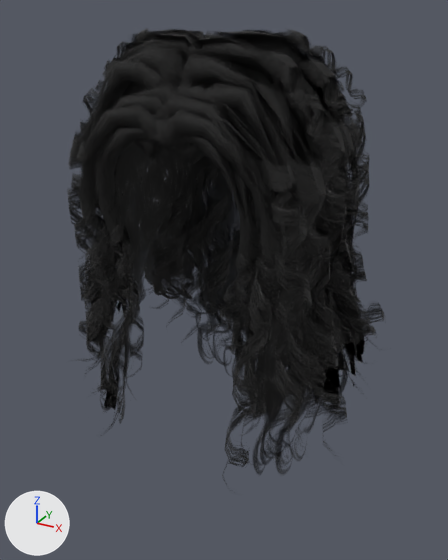
The glTF model app/assets/humans/female/punkduck_alpha7_curly.glb, before and after one commit.
The view is the same before and after, from a 50 mm camera at (0.272, -0.524, 1.637) aimed at (-0.006, -0.019, 1.384). The axes (+X, +Y, +Z) are drawn at lower left. The lights are the same throughout. The picture after the commit comes second. Vertices at exactly the same position are counted once.

Names of what the first picture shows: 'part_punkduck_alpha7_curly'.
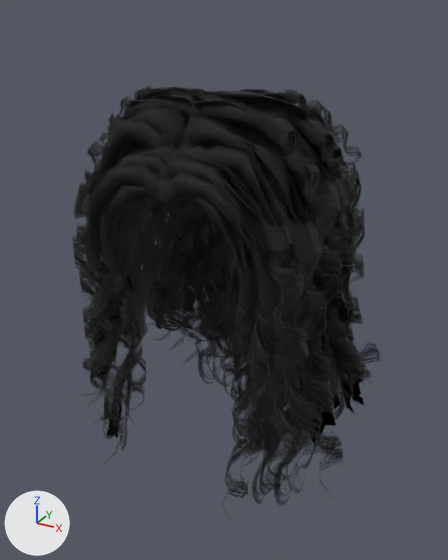
The newer file adds a shape key; the second version is drawn at full value of the shape key 'torso_short' of 'part_punkduck_alpha7_curly', and the change is written as the vertex moves it makes.

Changed parts and their boxes [x1, y1, x2, y2] in the pictures (448 x 560 px; the box of a moved part takes in the faces that stretch with it):
'part_punkduck_alpha7_curly', reshaped
    before: [67, 29, 384, 483]
    after: [72, 86, 380, 513]
part 1 of me_curly, moved or reshaped
    before: [337, 91, 370, 246]
    after: [333, 142, 365, 287]
part 2 of me_curly, moved or reshaped
    before: [297, 59, 369, 231]
    after: [294, 118, 364, 291]
part 3 of me_curly, moved or reshaped
    before: [184, 37, 346, 194]
    after: [186, 100, 341, 252]
part 4 of me_curly, moved or reshaped
    before: [229, 37, 370, 356]
    after: [227, 95, 365, 407]
part 5 of me_curly, moved or reshaped
    before: [299, 48, 376, 360]
    after: [293, 105, 371, 402]
part 6 of me_curly, moved or reshaped
    before: [152, 134, 261, 339]
    after: [157, 195, 259, 381]
part 7 of me_curly, moved or reshaped (mostly hidden)
    before: [317, 74, 363, 343]
    after: [302, 121, 361, 380]
part 8 of me_curly, moved or reshaped (mostly hidden)
    before: [313, 88, 359, 335]
    after: [310, 146, 355, 372]
part 9 of me_curly, moved or reshaped (mostly hidden)
    before: [299, 87, 352, 367]
    after: [296, 145, 348, 387]
part 10 of me_curly, moved or reshaped
    before: [230, 65, 343, 376]
    after: [229, 124, 340, 424]
part 11 of me_curly, moved or reshaped (mostly hidden)
    before: [108, 182, 127, 310]
    after: [112, 229, 130, 346]
part 12 of me_curly, moved or reshaped
    before: [145, 170, 172, 291]
    after: [145, 222, 170, 325]
part 13 of me_curly, moved or reshaped
    before: [101, 127, 184, 312]
    after: [105, 185, 150, 355]
part 14 of me_curly, moved or reshaped
    before: [80, 34, 194, 129]
    after: [84, 94, 198, 181]
part 15 of me_curly, moved or reshaped
    before: [96, 29, 202, 93]
    after: [100, 86, 205, 153]
part 16 of me_curly, moved or reshaped
    before: [228, 30, 366, 113]
    after: [223, 89, 361, 170]
part 17 of me_curly, moved or reshaped
    before: [67, 29, 384, 483]
    after: [72, 87, 380, 505]

The change, as a list of edits to the scene's bpy script:
```text
Change me_curly:
    used by ob_part_punkduck_alpha7_curly; location = (0.0, 0.0, 0.0)
    remove me_curly.from_pydata(...)  # 6068 vertices, 11304 faces; spans x -0.162..0.161, y -0.152..0.126, z 1.186..1.624
    add me_curly.from_pydata(...)  # 6068 vertices, 11304 faces; spans x -0.162..0.161, y -0.152..0.126, z 1.157..1.577
    me_curly part 1: the loose piece of 90 vertices spanning x 0.003..0.128, y 0.003..0.039, z 1.413..1.586 is moved by (0.0, 0.0, -0.047)
    me_curly part 2: the loose piece of 90 vertices spanning x -0.013..0.14, y -0.045..-0.002, z 1.443..1.616 is moved by (0.0, 0.0, -0.047)
    me_curly part 3: the loose piece of 90 vertices spanning x -0.011..0.134, y -0.093..-0.062, z 1.483..1.617 is moved by (0.0, 0.0, -0.046)
    me_curly part 4: the loose piece of 90 vertices spanning x 0.004..0.153, y -0.067..-0.015, z 1.313..1.615 is moved by (0.0, 0.0, -0.046)
    me_curly part 5: the loose piece of 90 vertices spanning x 0.005..0.161, y -0.052..0.022, z 1.311..1.607 is moved by (0.0, 0.0, -0.046)
    me_curly part 6: the loose piece of 90 vertices spanning x -0.022..0.078, y -0.133..-0.1, z 1.371..1.558 is moved by (0.0, 0.0, -0.046)
    me_curly part 7: the loose piece of 90 vertices spanning x 0.018..0.142, y -0.015..0.033, z 1.32..1.598 is scaled about its middle by (1, 1, 0.995), then moved by (0.0, 0.0, -0.046)
    me_curly part 8: the loose piece of 90 vertices spanning x 0.016..0.142, y -0.031..0.004, z 1.338..1.601 is moved by (0.0, 0.0, -0.046)
    me_curly part 9: the loose piece of 90 vertices spanning x 0.017..0.143, y -0.051..-0.015, z 1.32..1.601 is moved by (0.0, 0.0, -0.046)
    me_curly part 10: the loose piece of 90 vertices spanning x 0.016..0.147, y -0.079..-0.031, z 1.303..1.598 is moved by (0.0, 0.0, -0.046)
    me_curly part 11: the loose piece of 90 vertices spanning x -0.149..-0.018, y -0.079..-0.036, z 1.303..1.598 is moved by (0.0, 0.0, -0.046)
    me_curly part 12: the loose piece of 90 vertices spanning x -0.144..-0.02, y -0.015..0.033, z 1.32..1.596 is scaled about its middle by (1, 1, 0.995), then moved by (0.0, 0.0, -0.046)
    me_curly part 13: the loose piece of 90 vertices spanning x -0.078..0.022, y -0.133..-0.1, z 1.371..1.558 is moved by (0.0, 0.0, -0.046)
    me_curly part 14: the loose piece of 90 vertices spanning x -0.137..0.007, y -0.092..-0.062, z 1.479..1.617 is moved by (0.0, 0.0, -0.046)
    me_curly part 15: the loose piece of 90 vertices spanning x -0.133..0.003, y -0.071..-0.047, z 1.546..1.624 is moved by (0.0, 0.0, -0.046)
    me_curly part 16: the loose piece of 90 vertices spanning x 0.001..0.132, y -0.047..-0.002, z 1.545..1.624 is moved by (0.0, 0.0, -0.046)
    me_curly part 17: 3908 of 6068 vertices moved; they spanned x -0.162..0.161, y -0.152..0.126, z 1.186..1.62 and now span x -0.162..0.161, y -0.152..0.126, z 1.157..1.574; mean shift (0.0, 0.0, -0.045); largest move (0.105, 0.014, 1.391) -> (0.105, 0.014, 1.344)
    other edits to the shape of me_curly do not show in these pictures
```
